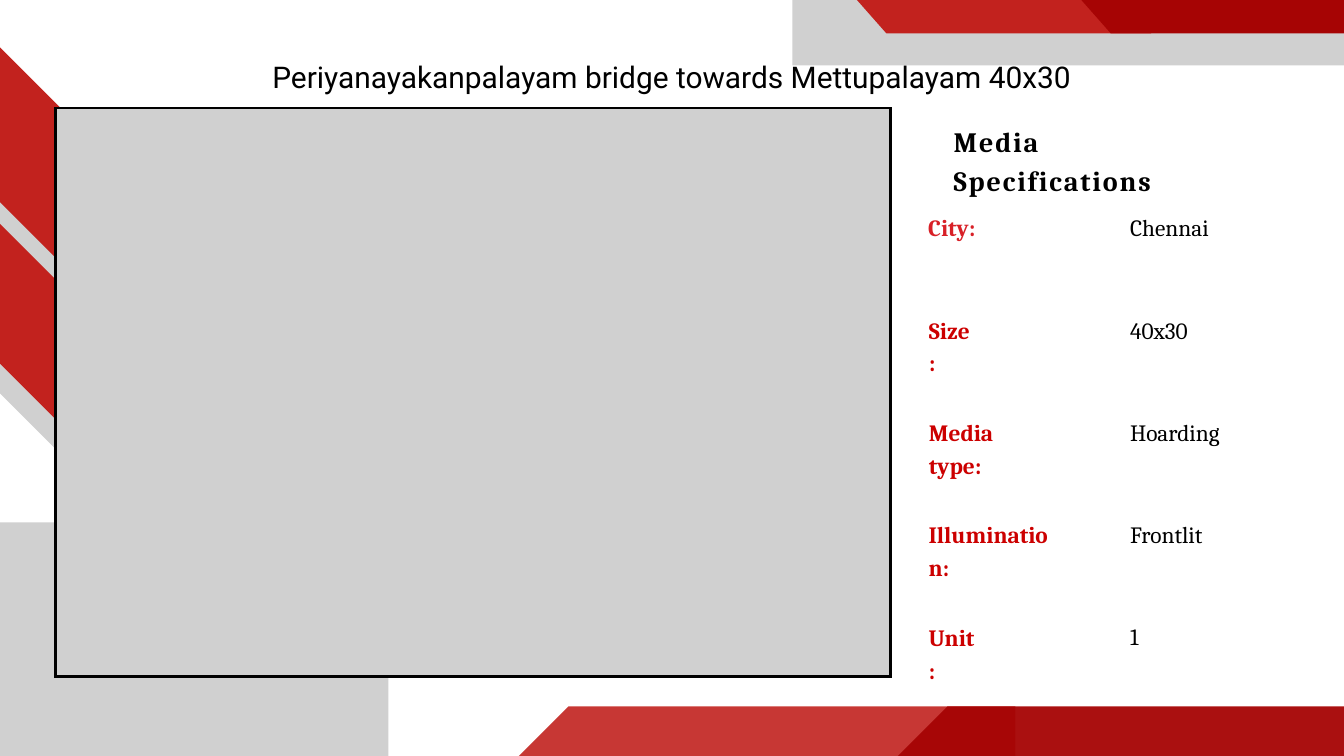
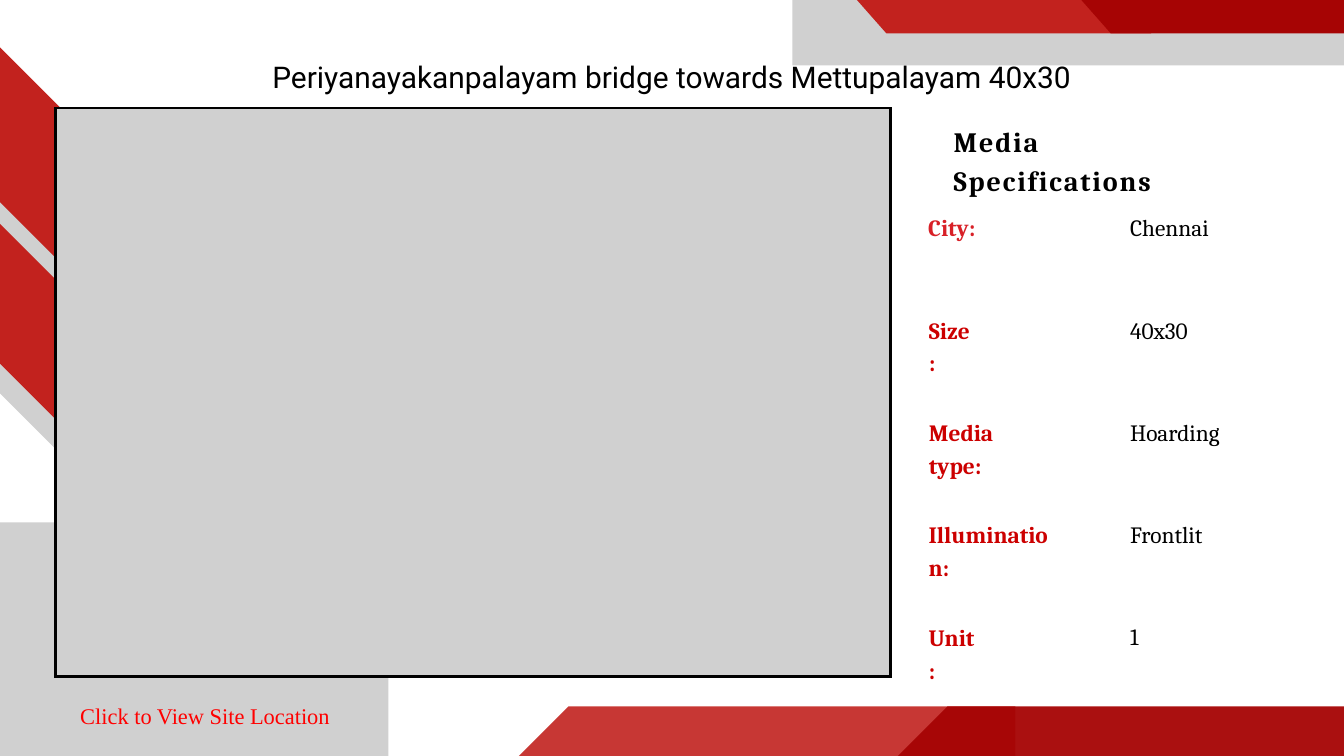
Before and after one commit to fullstackdev-vignesh/outdoor-client-proposal-backend, a slide deck: slide 4 of reference/adinn-new-template/adinn-new-template.pptx. Drawn at 1344x756 pixels with LibreOffice and Linux fonts; fonts in the diff are those of the drawing; grey boxes stand for pictures; background and template pictures are left out. Boxes give left, top, right and bottom in pixels: in the first picture for what was removed or moved away, otherwise in the second. Text is boxed around its words. In the diff, an @@ line names an element or a change of style, - is before the commit and + after.

Commit message:
ppt issue fix

```diff
--- a/reference/adinn-new-template/adinn-new-template.pptx
+++ b/reference/adinn-new-template/adinn-new-template.pptx
@@ text added at (x1=80, y1=708, x2=330, y2=725), 24 pt, text #FF0000 @@
+Click to View Site Location
```
Also in this commit, not shown: 2 other files.
